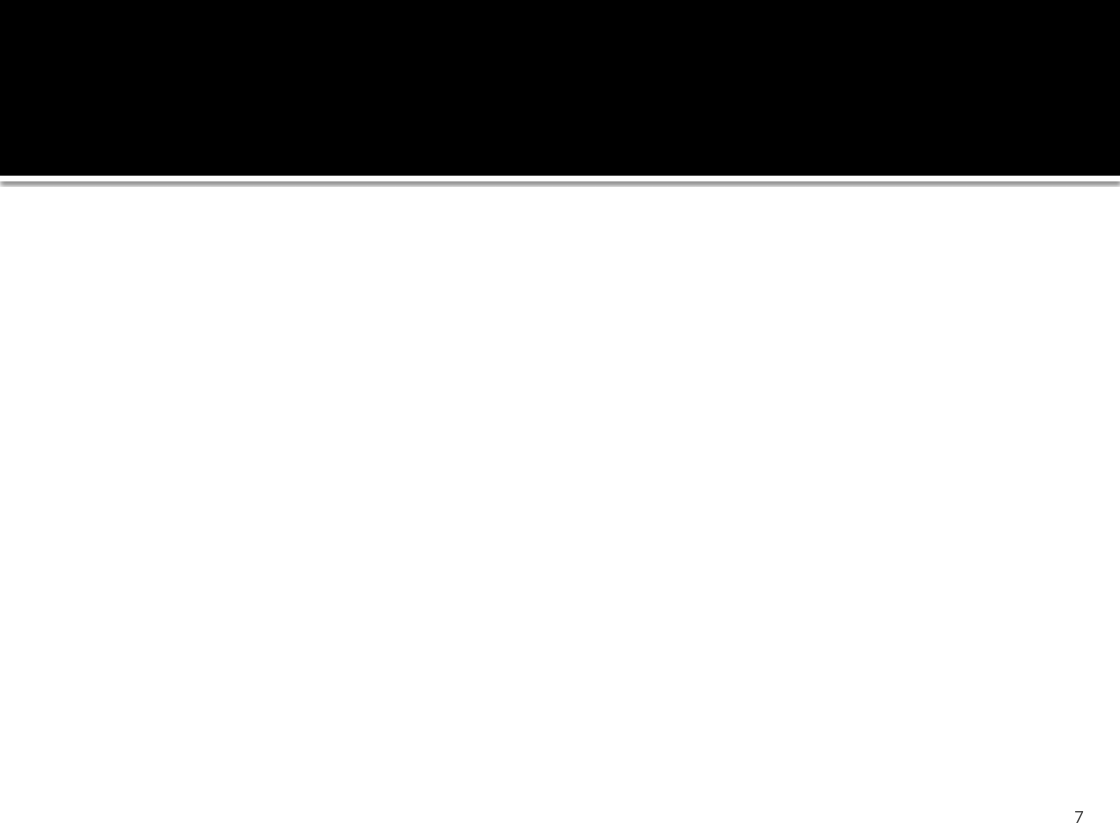
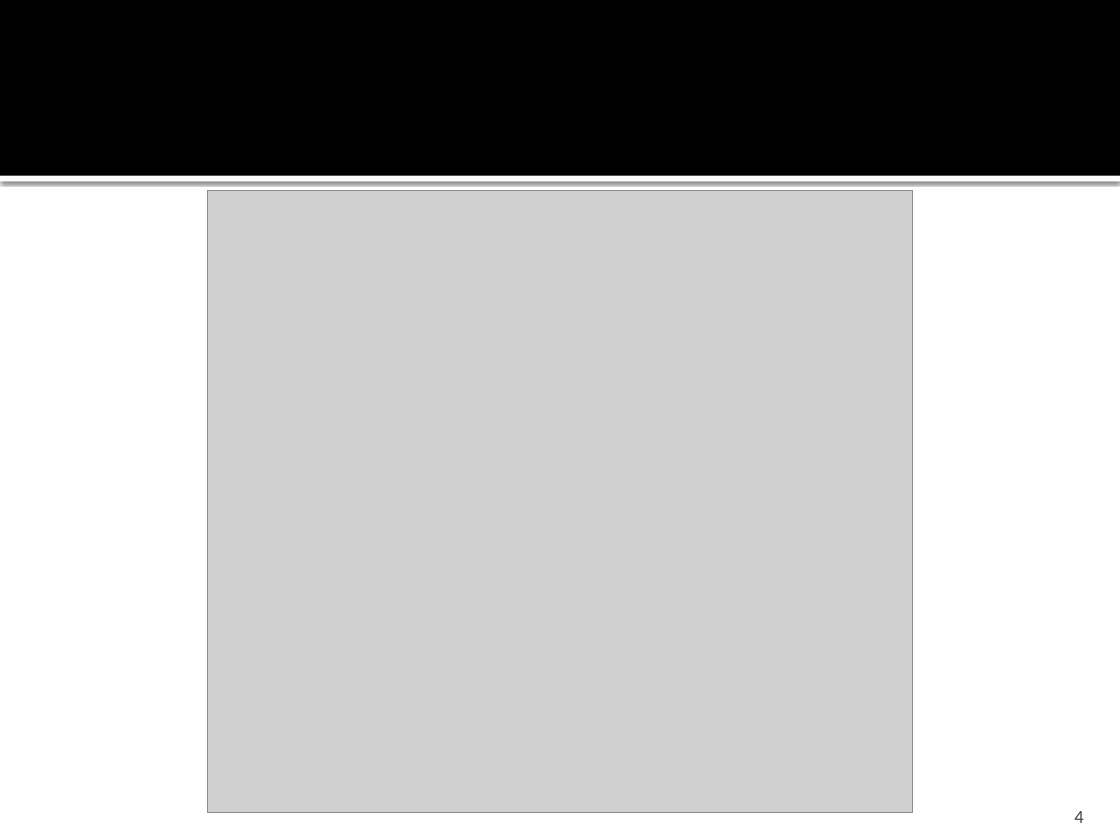
Before and after one commit to Jetlebovec/IFJ_2019_JJJJ, a slide deck: slide 4 of IFJ.pptx (slide 7 before the commit). Drawn at 1120x840 pixels with LibreOffice and Linux fonts; fonts in the diff are those of the drawing; grey boxes stand for pictures. Boxes give left, top, right and bottom in pixels: in the first picture for what was removed or moved away, otherwise in the second. Text is boxed around its words. In the diff, an @@ line names an element or a change of style, - is before the commit and + after.

```diff
--- a/IFJ.pptx
+++ b/IFJ.pptx
@@ picture added at [207,190,913,812] @@
@@ page number at [1074,811,1083,823]: text changed @@
-7
+4
```
Also in this commit, not shown: 2 other slides changed, 3 slides added, 2 slides removed.
